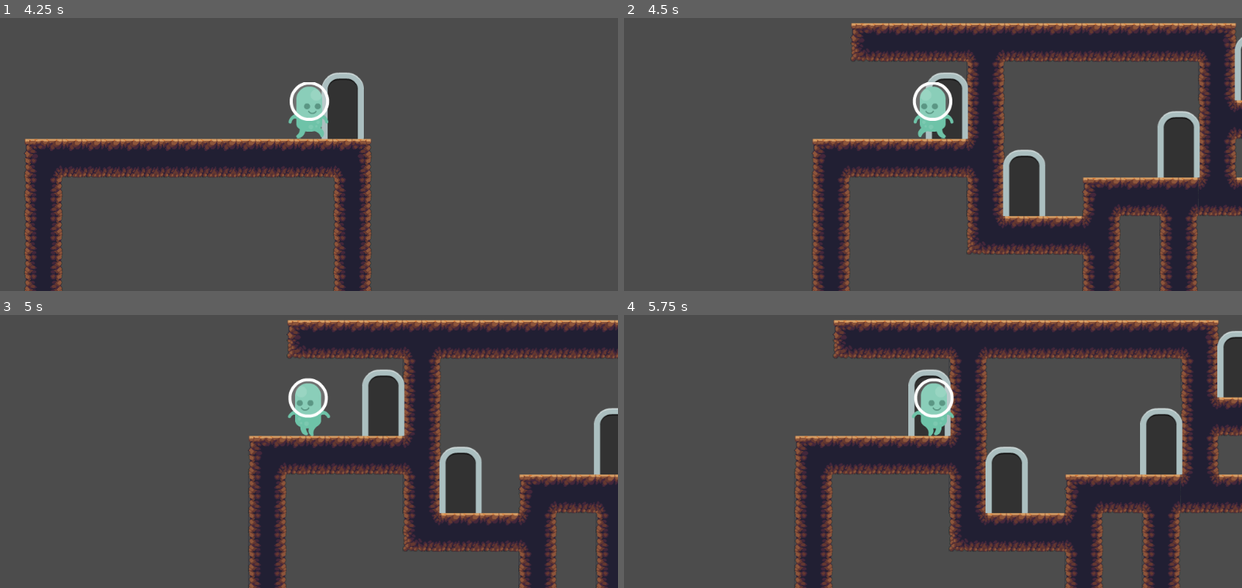
Above: before the commit, frames 1-4 (two rows, left to right).
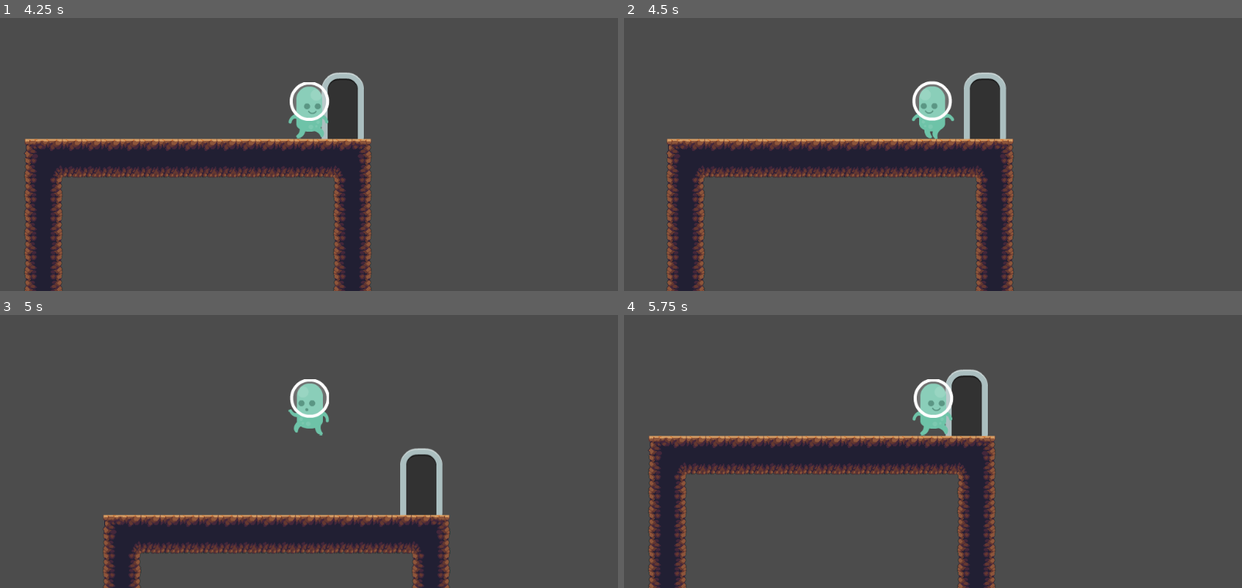
Above: after the commit, the same moments.

Repository: gordon2012/prototype-godot-platform
Game: Godot game, scene res://World2.tscn
Two runs of this game, one before a commit and one after it. Both use one fixed random seed, a clock stepped at 60 frames per second and the inputs below. This scene is started directly instead of the project's main scene.
Inputs:
- Up to frame 1 (4.25 s): tap Enter at 0.5 s; hold Right (ui_right) 0.53-2.03 s; tap Up (enter_door) every 0.75 s from 0.6 to 3.6 s; tap Space (ui_select) at 0.77, 1.52, 3.02, 3.77 s; hold Left (ui_left) 2.03-2.78 s; hold Right (ui_right) from 2.78 s (still down)
- Up to frame 2 (4.5 s): release Right (ui_right) at 4.28 s; hold Left (ui_left) from 4.28 s (still down); tap Up (enter_door) at 4.35 s
- Up to frame 3 (5 s): keep holding Left (ui_left); tap Space (ui_select) at 4.52 s
- Up to frame 4 (5.75 s): release Left (ui_left) at 5.03 s; hold Right (ui_right) from 5.03 s (still down); tap Up (enter_door) at 5.1 s

Frame 1 is identical in both runs. In frame 2, 36% of the frame differs, in the area x 6-100%, y 1-100%; in frame 3, 34%; in frame 4, 38%, in the area x 3-100%, y 1-100%.

Commit message:
Add popup indicator to Door
Signed-off-by: Gordon Doskas <gordon2012@users.noreply.github.com>

Diff:
--- a/Door.gd
+++ b/Door.gd
@@ -8,6 +8,9 @@
 export(String) var outer_target = null
 
 var player_in_door
+
+func _ready():
+	$Popup.hide()
 
 func _process(_delta):
 	if Input.is_action_just_pressed("enter_door") and player_in_door == true:
@@ -20,7 +23,9 @@
 func _on_Door_body_entered(body):
 	if body.is_in_group("Player"):
 		player_in_door = true
+		$Popup.show()
 
 func _on_Door_body_exited(body):
 	if body.is_in_group("Player"):
 		player_in_door = false
+		$Popup.hide()
--- a/Door.tscn
+++ b/Door.tscn
@@ -1,17 +1,16 @@
-[gd_scene load_steps=5 format=2]
+[gd_scene load_steps=7 format=2]
 
 [ext_resource path="res://Tiles/door_openTop.png" type="Texture" id=1]
 [ext_resource path="res://Tiles/door_openMid.png" type="Texture" id=2]
 [ext_resource path="res://Door.gd" type="Script" id=3]
+[ext_resource path="res://Sprites/modern-15-arrow_right.svg.png" type="Texture" id=4]
+[ext_resource path="res://Sprites/grey_sliderDown.png" type="Texture" id=5]
 
 [sub_resource type="RectangleShape2D" id=1]
-extents = Vector2( 32, 56 )
+extents = Vector2( 25, 45 )
 
 [node name="Door" type="Area2D"]
 script = ExtResource( 3 )
-__meta__ = {
-"_edit_group_": true
-}
 
 [node name="Sprite" type="Sprite" parent="."]
 position = Vector2( 0, -73 )
@@ -22,7 +21,21 @@
 texture = ExtResource( 2 )
 
 [node name="CollisionShape2D" type="CollisionShape2D" parent="."]
-position = Vector2( 0, -24 )
+position = Vector2( 0, -13 )
 shape = SubResource( 1 )
+
+[node name="Popup" type="Node2D" parent="."]
+position = Vector2( 0, -5 )
+
+[node name="grey_sliderDown" type="Sprite" parent="Popup"]
+position = Vector2( 0, -96 )
+scale = Vector2( 1.64286, 1.64286 )
+texture = ExtResource( 5 )
+
+[node name="modern-15-arrow_rightsvg" type="Sprite" parent="Popup"]
+position = Vector2( 0, -103.3 )
+rotation = -1.57079
+scale = Vector2( 2.01224, 2.01224 )
+texture = ExtResource( 4 )
 [connection signal="body_entered" from="." to="." method="_on_Door_body_entered"]
 [connection signal="body_exited" from="." to="." method="_on_Door_body_exited"]
--- a/Player.gd
+++ b/Player.gd
@@ -1,14 +1,10 @@
 extends KinematicBody2D
-
-export(String) var test = null
 
 const UP = Vector2(0, -1)
 const GRAVITY = 20
 const JUMP_HEIGHT = -550
 
 var motion = Vector2()
-
-var teleport_target = null
 
 func _ready():
 	if Global.teleport_target != null:
--- a/World.tscn
+++ b/World.tscn
@@ -43,4 +43,3 @@
 
 [node name="Player" parent="." instance=ExtResource( 2 )]
 position = Vector2( -288, -304 )
-test = "TEST1"
--- a/World2.tscn
+++ b/World2.tscn
@@ -31,4 +31,3 @@
 
 [node name="Player" parent="." instance=ExtResource( 2 )]
 position = Vector2( 32, 208 )
-test = "TEST2"
Binary file added: Sprites/grey_sliderDown.png
Not shown, added: Sprites/grey_sliderDown.png.import
Binary file added: Sprites/modern-15-arrow_right.svg.png
Not shown, added: Sprites/modern-15-arrow_right.svg.png.import
